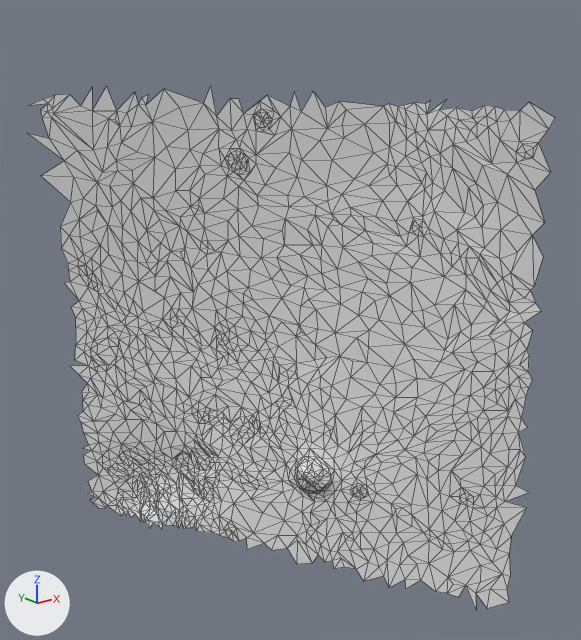
The glTF model moon small_tiles/tile_188.glb, before and after one commit.
One viewpoint serves both versions: a camera (50 mm lens) standing at (19.74, 8.35, 5.34) and looking at (24.7, 14.56, 2.86). Every picture has the same lights, and +X, +Y and +Z are marked at lower left. The first picture is the older version. Mesh edges are drawn as thin lines. Vertices at exactly the same position are counted once.

The first picture shows 't188'.
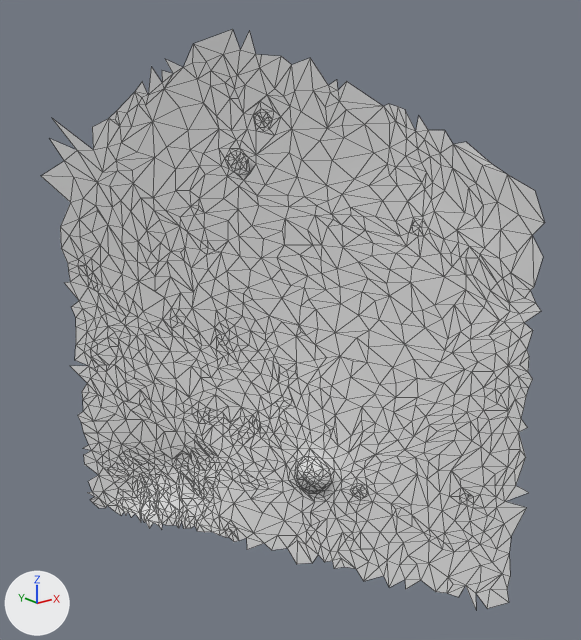
Diff of the bpy script that builds the scene:
```diff
--- a/moon small_tiles/tile_188.glb.py
+++ b/moon small_tiles/tile_188.glb.py
@@ me_t188 @@
 # used by ob_t188; location = (0.0, 0.0, 0.0)
-me_t188.from_pydata(...)  # 1512 vertices, 2837 faces; spans x 23.06..25.94, y 12.26..17.11, z -0.14..5.17
+me_t188.from_pydata(...)  # 1493 vertices, 2812 faces; spans x 23.16..25.94, y 12.34..17.11, z -0.14..5.68
+# me_t188 part 1
+# 53 vertices are removed from x 23.06..25.67, y 12.26..17.02, z 4.51..5.16
+# 90 faces are deleted
+# 34 vertices are added at x 23.79..24.85, y 13.94..15.76, z 5.08..5.68
+# 65 new faces join them
```

Where the change shows, as pixel boxes (x1, y1, x2, y2) in the pictures (581 x 640 px; the box of a moved part takes in the faces that stretch with it):
't188', reshaped (11% taller): before (27, 86, 555, 609); after (41, 29, 544, 609)
part 1 of me_t188, moved or reshaped: before (27, 86, 555, 190); after (135, 29, 382, 115)
